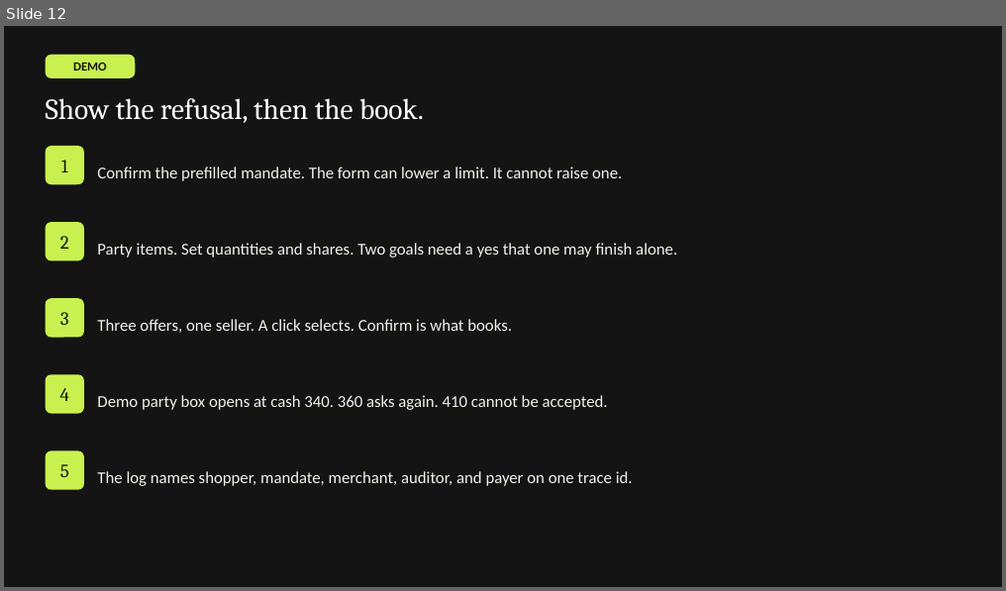
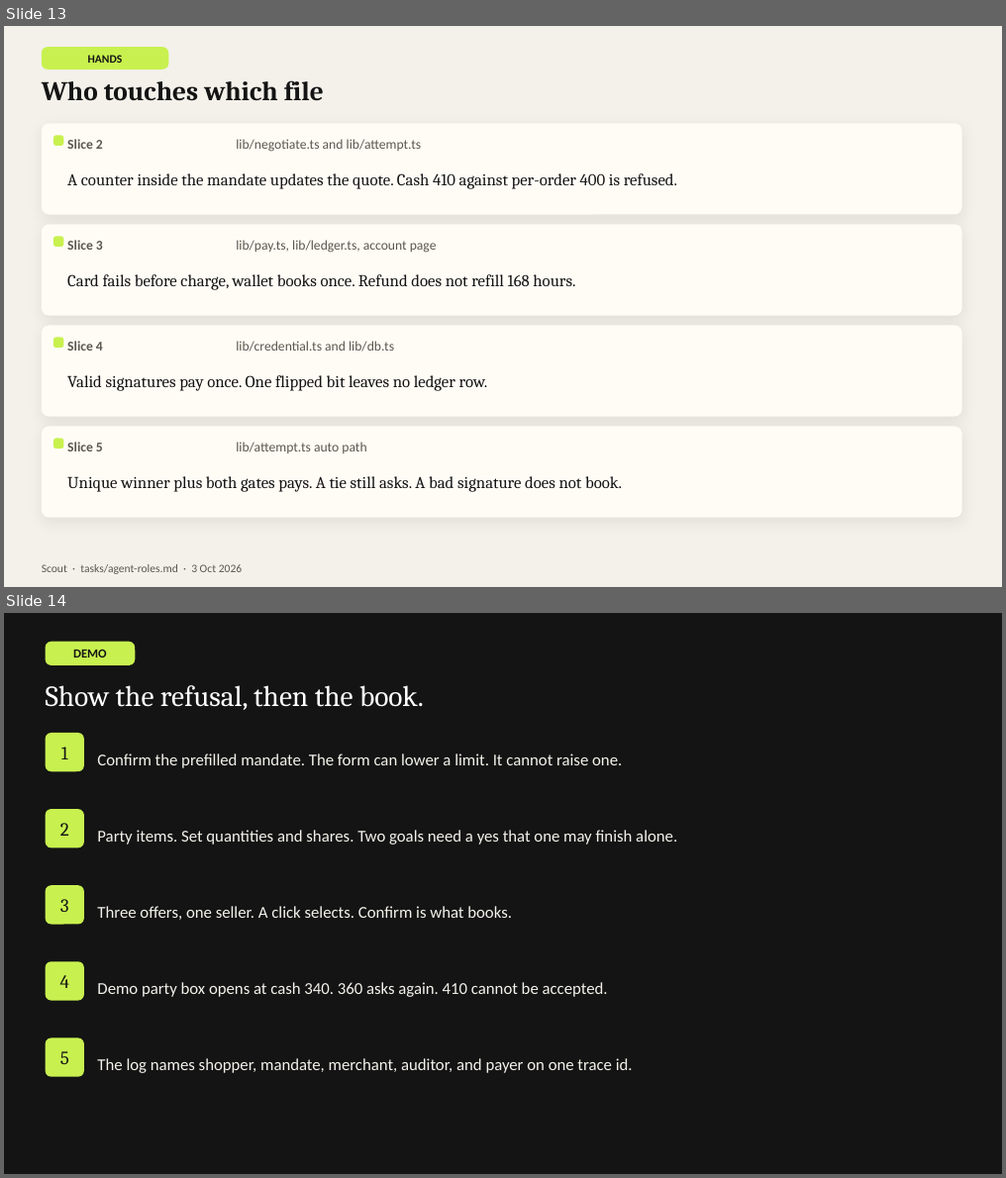
Before and after one commit to jaccokwok/Agentic-Commerce, a slide deck: tasks/artifacts/scout-hackathon.pptx. Shown one above the other, each under a label of ours: slide 12 before the commit, slides 13 and 14 after it. The pictures are 1006x591 and 1006x1178 pixels, drawn with LibreOffice and Linux fonts; fonts in the diff are those of the drawing. Boxes give left, top, right and bottom in pixels: in the first picture for what was removed or moved away, otherwise in the second. Text is boxed around its words. In the diff, an @@ line names an element or a change of style, - is before the commit and + after.

```diff
--- a/tasks/artifacts/scout-hackathon.pptx
+++ b/tasks/artifacts/scout-hackathon.pptx
@@ slide 13 added at box(4, 26, 1002, 587), background #F3F1EA @@
@@ rounded rectangle added at box(42, 47, 168, 70), fill #C8F14F @@
@@ text added at box(88, 55, 123, 63), 11 pt, text #141414, bold @@
+HANDS
@@ text added at box(42, 80, 324, 101), 26 pt, text #141414, bold @@
+Who touches which file
@@ rounded rectangle added at box(42, 123, 962, 215), fill #FFFCF6 @@
@@ rounded rectangle added at box(54, 135, 63, 146), fill #C8F14F @@
@@ text added at box(67, 139, 103, 149), 13 pt, text #5A584F, bold @@
+Slice 2
@@ text added at box(236, 139, 422, 152), 13 pt, text #5A584F @@
+lib/negotiate.ts and lib/attempt.ts
@@ text added at box(67, 174, 677, 189), 16 pt, text #141414 @@
+A counter inside the mandate updates the quote. Cash 410 against per-order 400 is refused.
@@ rounded rectangle added at box(42, 224, 962, 316), fill #FFFCF6 @@
@@ rounded rectangle added at box(54, 236, 63, 247), fill #C8F14F @@
@@ text added at box(67, 240, 103, 250), 13 pt, text #5A584F, bold @@
+Slice 3
@@ text added at box(236, 240, 437, 253), 13 pt, text #5A584F @@
+lib/pay.ts, lib/ledger.ts, account page
@@ text added at box(67, 274, 575, 290), 16 pt, text #141414 @@
+Card fails before charge, wallet books once. Refund does not refill 168 hours.
@@ rounded rectangle added at box(42, 325, 962, 417), fill #FFFCF6 @@
@@ rounded rectangle added at box(54, 338, 63, 348), fill #C8F14F @@
@@ text added at box(67, 341, 103, 351), 13 pt, text #5A584F, bold @@
+Slice 4
@@ text added at box(236, 341, 394, 352), 13 pt, text #5A584F @@
+lib/credential.ts and lib/db.ts
@@ text added at box(67, 375, 488, 391), 16 pt, text #141414 @@
+Valid signatures pay once. One flipped bit leaves no ledger row.
@@ rounded rectangle added at box(42, 427, 962, 518), fill #FFFCF6 @@
@@ rounded rectangle added at box(54, 439, 63, 449), fill #C8F14F @@
@@ text added at box(67, 442, 103, 452), 13 pt, text #5A584F, bold @@
+Slice 5
@@ text added at box(236, 442, 366, 454), 13 pt, text #5A584F @@
+lib/attempt.ts auto path
@@ text added at box(67, 476, 622, 492), 16 pt, text #141414 @@
+Unique winner plus both gates pays. A tie still asks. A bad signature does not book.
@@ text added at box(42, 565, 242, 574), 11 pt, text #5A584F @@
+Scout · tasks/agent-roles.md · 3 Oct 2026
@@ what was slide 12 is now slide 14 @@
```
Also in this commit, not shown: 4 slides changed, 18 other slides added, 23 other files.
